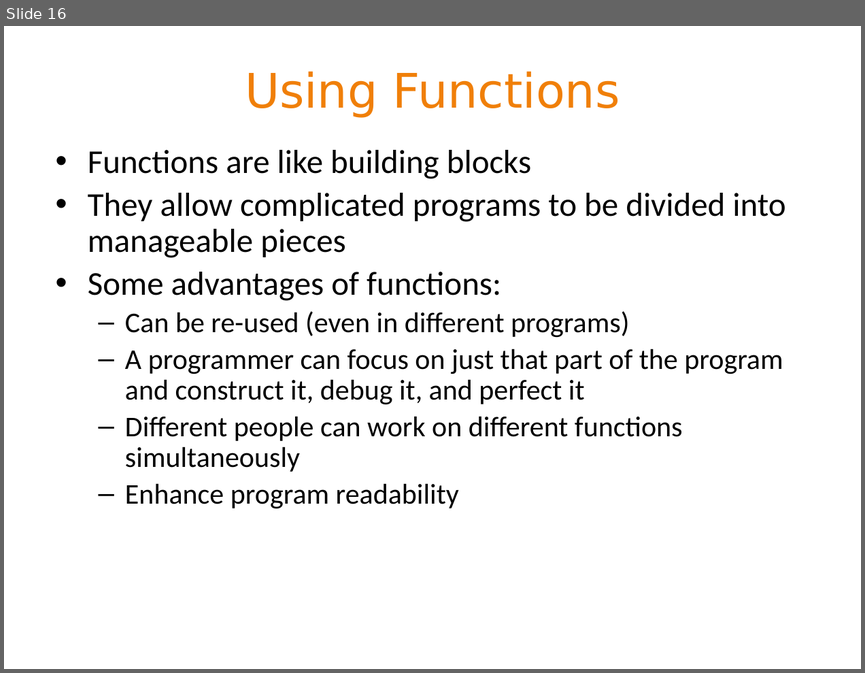
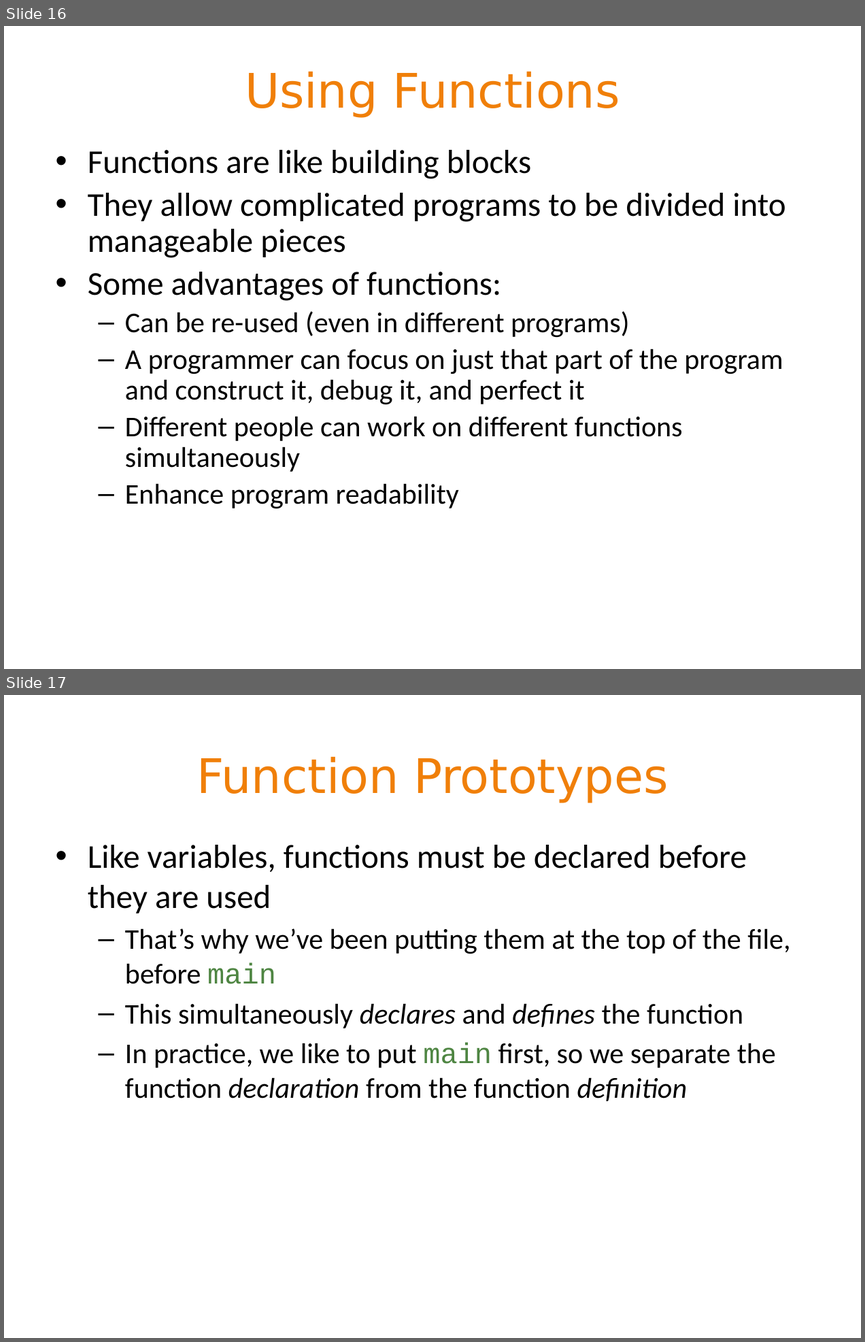
Before and after one commit to BeiyuLinCS/beiyulin.github.io, a slide deck: teach/spring_21/1370/slides/week6_2.pptx. Shown one above the other, each under a label of ours: slide 16 before the commit, slides 16 and 17 after it. The pictures are 865x673 and 865x1342 pixels, drawn with LibreOffice and Linux fonts; fonts in the diff are those of the drawing. Boxes give left, top, right and bottom in pixels: in the first picture for what was removed or moved away, otherwise in the second. Text is boxed around its words. In the diff, an @@ line names an element or a change of style, - is before the commit and + after.

```diff
--- a/teach/spring_21/1370/slides/week6_2.pptx
+++ b/teach/spring_21/1370/slides/week6_2.pptx
@@ slide 17 added at [4, 695, 861, 1338], background #FFFFFF @@
@@ title added at [196, 756, 668, 803], 40 pt, text #F07F09 @@
+Function Prototypes
@@ text added at [88, 845, 790, 1101], 24 pt, text #000000 @@
+• Like variables, functions must be declared before they are used
+  – That’s why we’ve been putting them at the top of the file, before main
+  – This simultaneously declares and defines the function
+  – In practice, we like to put main first, so we separate the function declaration from the function definition
```
Also in this commit, not shown: 2 slides changed, 5 other slides added, 12 other files.
